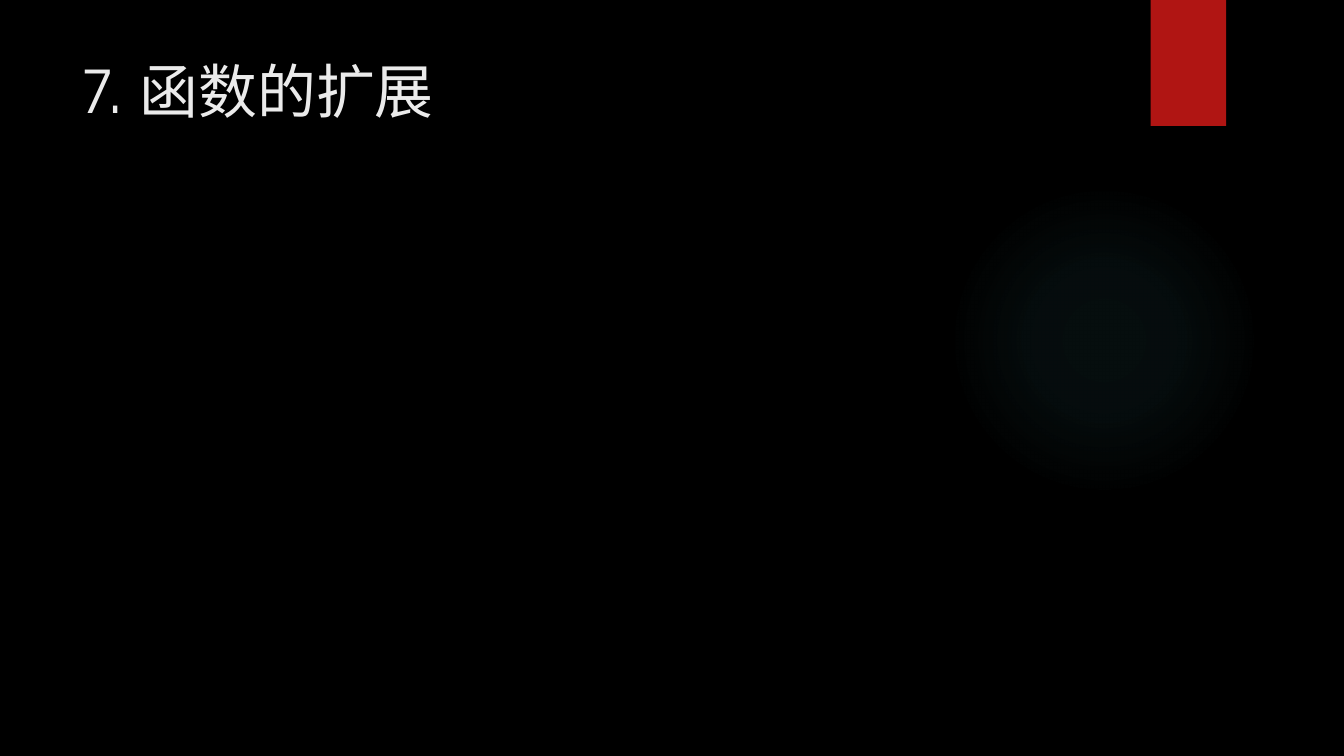
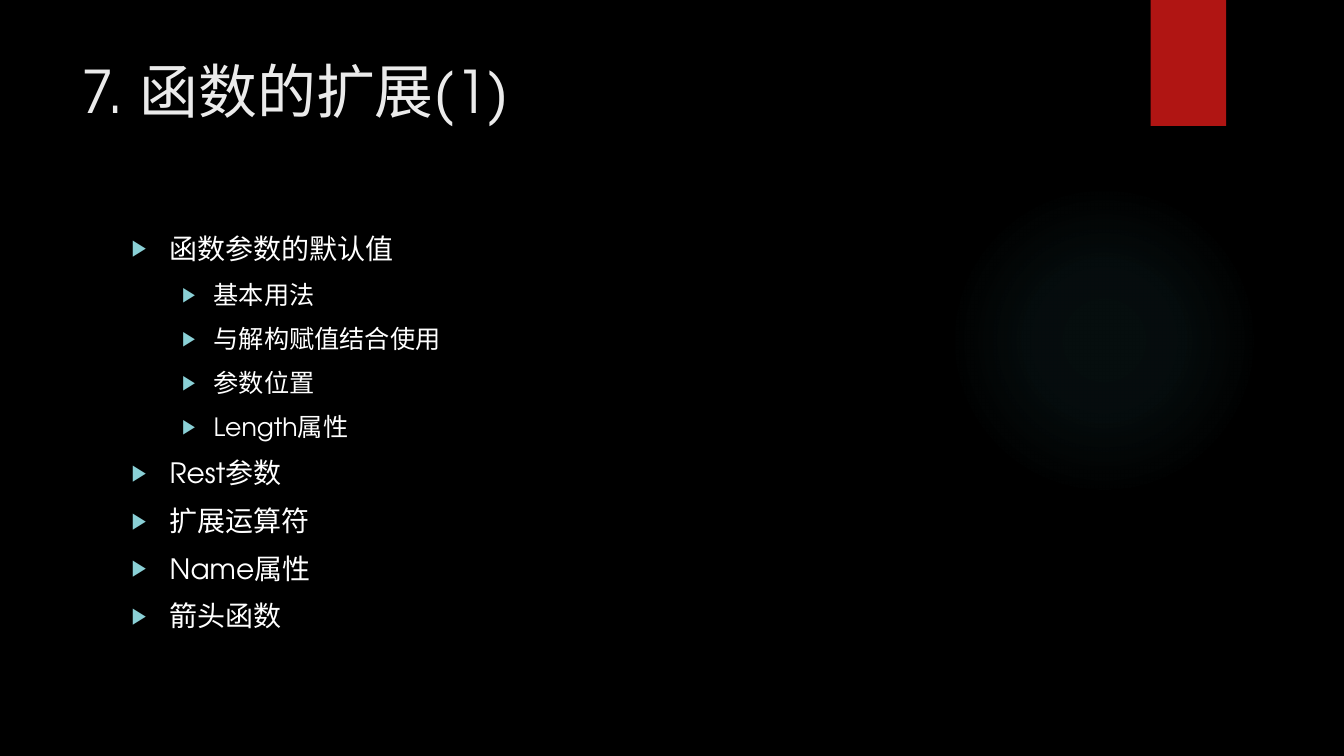
Before and after one commit to Edward-Li/Babel-ES6-Lessons, a slide deck: slide 11 of ES6 .pptx. Drawn at 1344x756 pixels with LibreOffice and Linux fonts; fonts in the diff are those of the drawing; background and template pictures are left out. Boxes give left, top, right and bottom in pixels: in the first picture for what was removed or moved away, otherwise in the second. Text is boxed around its words. In the diff, an @@ line names an element or a change of style, - is before the commit and + after.

```diff
--- a/ES6 .pptx
+++ b/ES6 .pptx
@@ title at box(81, 63, 510, 126): text changed @@
-7. 函数的扩展
+7. 函数的扩展(1)
@@ text added at box(170, 235, 441, 629), 20 pt, text #FFFFFF @@
+▶ 函数参数的默认值
+  ▶ 基本用法
+  ▶ 与解构赋值结合使用
+  ▶ 参数位置
+  ▶ Length属性
+▶ Rest参数
+▶ 扩展运算符
+▶ Name属性
+▶ 箭头函数
```
Also in this commit, not shown: 4 other slides changed, 2 slides added, 7 other files.
